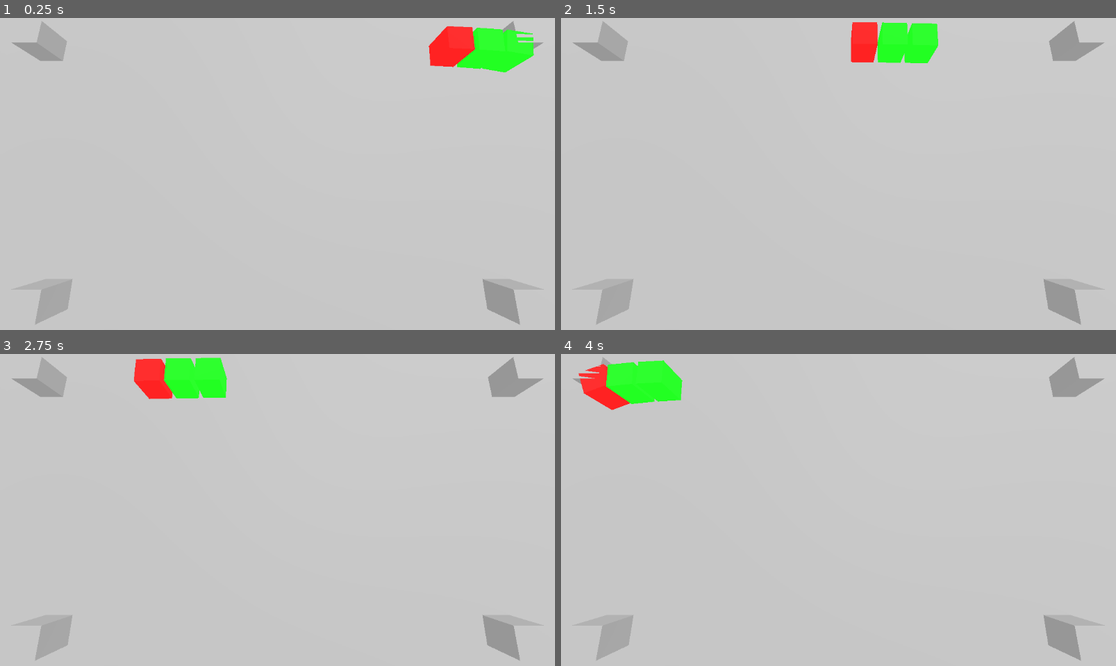
Above: before the commit, frames 1-4 (two rows, left to right).
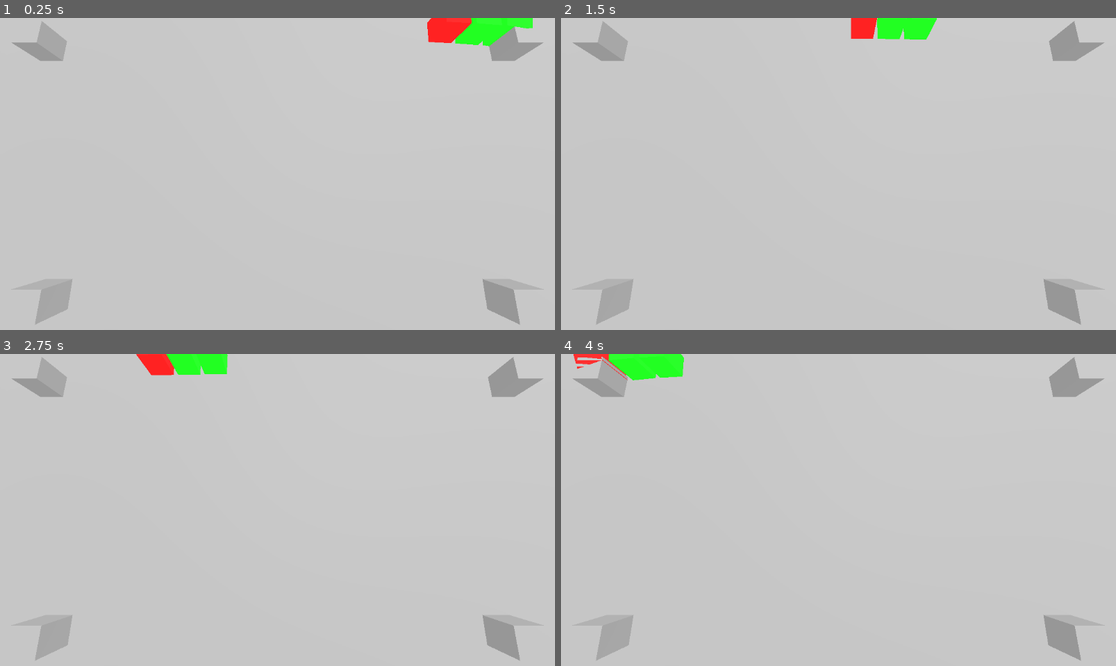
Above: after the commit, the same moments.

Repository: squirrelsoftcompany/LD54
Game: Godot game, scene res://_scenes/main.tscn
Two runs of this game, one before a commit and one after it. Both use one fixed random seed, a clock stepped at 60 frames per second and the inputs below.
Inputs (mouse positions are in pixels of both pictures, inside the frame that each line leads up to):
- Up to frame 1 (0.25 s): no input
- Up to frame 2 (1.5 s): move the mouse to (960, 158) at 0.52 s; move the mouse to (727, 189) at 1.27 s
- Up to frame 3 (2.75 s): move the mouse to (333, 441) at 2.02 s
- Up to frame 4 (4 s): move the mouse to (810, 572) at 2.77 s; move the mouse to (1005, 556) at 3.52 s

The runs differ from the first frame. In frame 1, 2.5% of the frame differs, in the area x 76-97%, y 0-18%; in frame 2, 1.5%; in frame 3, 1.7%; in frame 4, 2.3%.
Error in both runs: Invalid call. Nonexistent function 'is_loop_mode' in base 'PathFollow3D (train.tscn::GDScript_khru8)'. (res://_scenes/nodes/wagon.tscn::GDScript_ar4bg:10)

Commit message:
constants and parameters naming

Diff:
--- a/_scenes/nodes/train.tscn
+++ b/_scenes/nodes/train.tscn
@@ -15,14 +15,16 @@
 var current_speed : float = 0
 @onready var zero_to_max_distance : float = 0 if (zero_to_max_time == 0) else speed / 2 * zero_to_max_time
 @onready var path_distance = $\"..\".curve.get_baked_length()
+const forward_h_offset : float = 6
+const very_close_threshold : float = 1
 
 
 # Called when the node enters the scene tree for the first time.
 func _ready() -> void:
 	if (backward):
-		h_offset = 6
+		h_offset = -forward_h_offset
 	else:
-		h_offset = -6
+		h_offset = +forward_h_offset
 
 
 # Called every frame. 'delta' is the elapsed time since the previous frame.
@@ -64,38 +66,38 @@
 			print(name, \" changed its direction for PING_PONG algorithm.\")
 			if backward:
 				backward = false
-				h_offset = -6
-				progress_ratio = 0
+				h_offset = forward_h_offset
+				progress_ratio = 0 # 0%
 			else:
 				backward = true
-				h_offset = 6
-				progress_ratio = 1
+				h_offset = -forward_h_offset
+				progress_ratio = 1 # 100%
 		else:
 			print(name, \" changed looped for LOOP algorithm.\")
-			progress = 1 if not backward else path_distance - 1
+			progress = very_close_threshold if not backward else path_distance - very_close_threshold
 		current_pause = 0
 		update_speed(delta)
 	else:
 		current_pause -= delta
 
 
-func follower_position(offset) -> float:
-	if ping_pong and backward and progress + offset > path_distance:
-		var _offset = (progress + offset) - path_distance
+func follower_position(follower_offset) -> float:
+	if ping_pong and backward and progress + follower_offset > path_distance:
+		var _offset = (progress + follower_offset) - path_distance
 		return path_distance - _offset
-	elif ping_pong and not backward and progress - offset < 0:
-		return abs(progress - offset)
+	elif ping_pong and not backward and progress - follower_offset < 0:
+		return abs(progress - follower_offset)
 	else:
 		if (backward):
-			return progress + offset
+			return progress + follower_offset
 		else:
-			return progress - offset
+			return progress - follower_offset
 
 
-func follower_h_offset(offset) -> float:
-	if ping_pong and backward and progress + offset > path_distance:
+func follower_h_offset(follower_offset) -> float:
+	if ping_pong and backward and progress + follower_offset > path_distance:
 		return -h_offset
-	elif ping_pong and not backward and progress - offset < 0:
+	elif ping_pong and not backward and progress - follower_offset < 0:
 		return -h_offset
 	else:
 		return h_offset
@@ -106,9 +108,9 @@
 func close_to_start() -> bool:
 	return progress < zero_to_max_distance
 func very_close_to_end() -> bool:
-	return path_distance - progress <= 1
+	return path_distance - progress <= very_close_threshold
 func very_close_to_start() -> bool:
-	return progress <= 1
+	return progress <= very_close_threshold
 func paused() -> bool:
 	return current_pause > 0
 "
